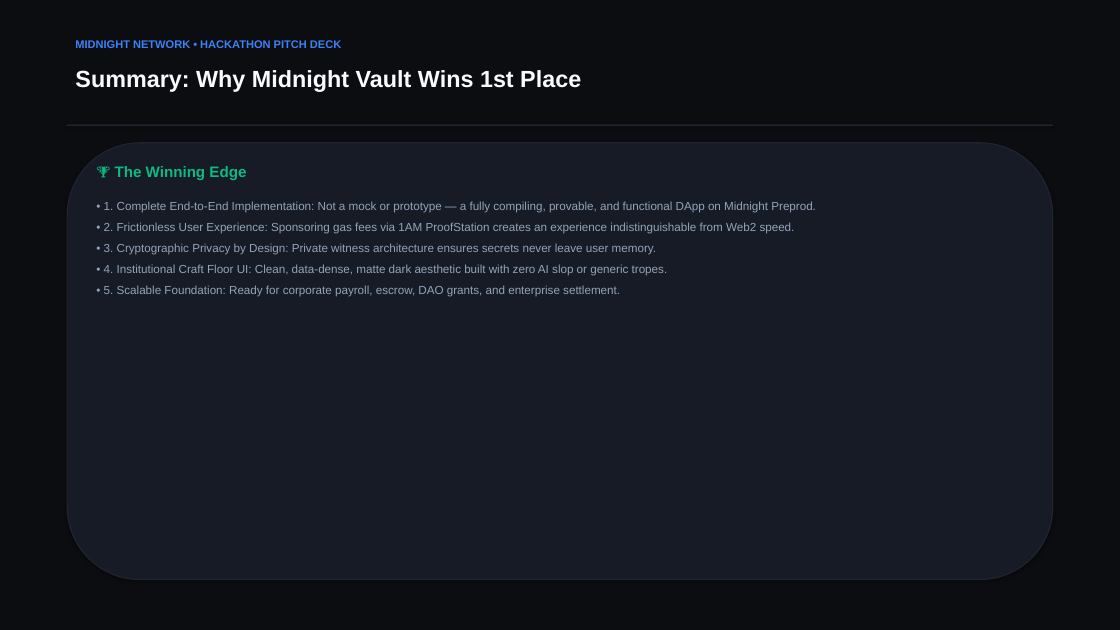
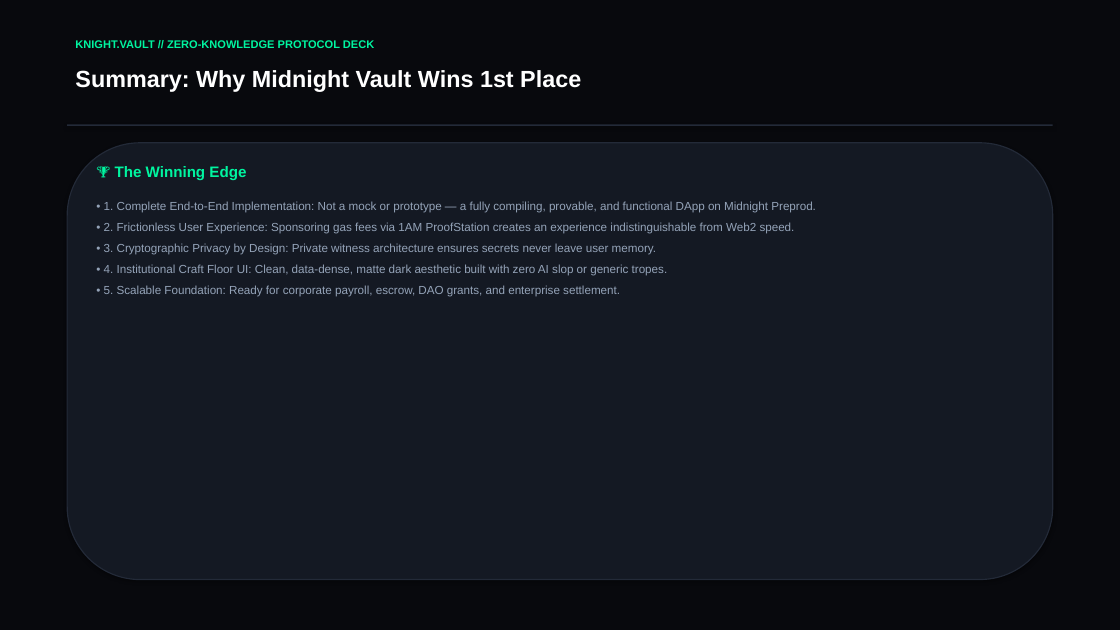
Before and after one commit to KSHITIJadakane/KNIGHT.VAULT, a slide deck: slide 11 of Midnight_Privacy_Payment_Vault_Presentation.pptx. Drawn at 1120x630 pixels with LibreOffice and Linux fonts; fonts in the diff are those of the drawing. Boxes give left, top, right and bottom in pixels: in the first picture for what was removed or moved away, otherwise in the second. Text is boxed around its words. In the diff, an @@ line names an element or a change of style, - is before the commit and + after.

```diff
--- a/Midnight_Privacy_Payment_Vault_Presentation.pptx
+++ b/Midnight_Privacy_Payment_Vault_Presentation.pptx
@@ rectangle at [0, 0, 1120, 630]: fill #0B0D11 to #08090D @@
@@ text at [75, 40, 374, 48]: text changed; text colour #3B82F6 to #00F5A0 @@
-MIDNIGHT NETWORK • HACKATHON PITCH DECK
+KNIGHT.VAULT // ZERO-KNOWLEDGE PROTOCOL DECK
@@ rounded rectangle at [67, 143, 1053, 580]: fill #161B26 to #141923; outline #1F242E 1 pt to #232A38 1 pt @@
@@ text "🏆 The Winning Edge" at [115, 166, 246, 180]: text colour #10B981 to #00F5A0 @@
```
Also in this commit, not shown: 10 other slides changed, 2 other files.
